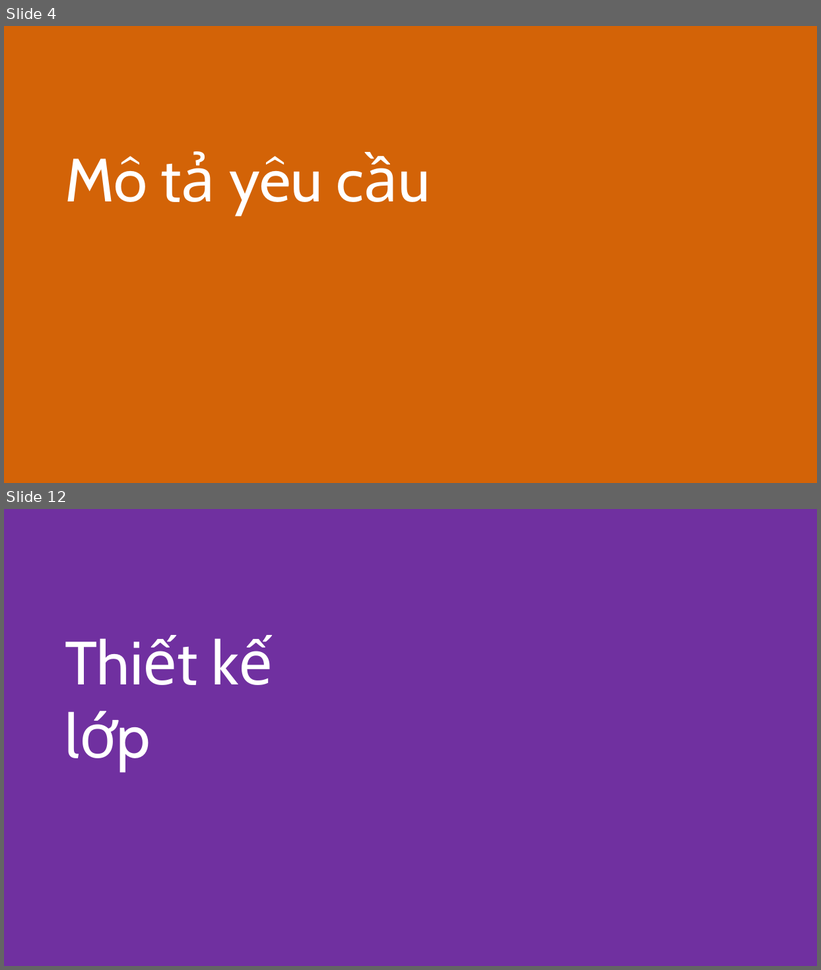
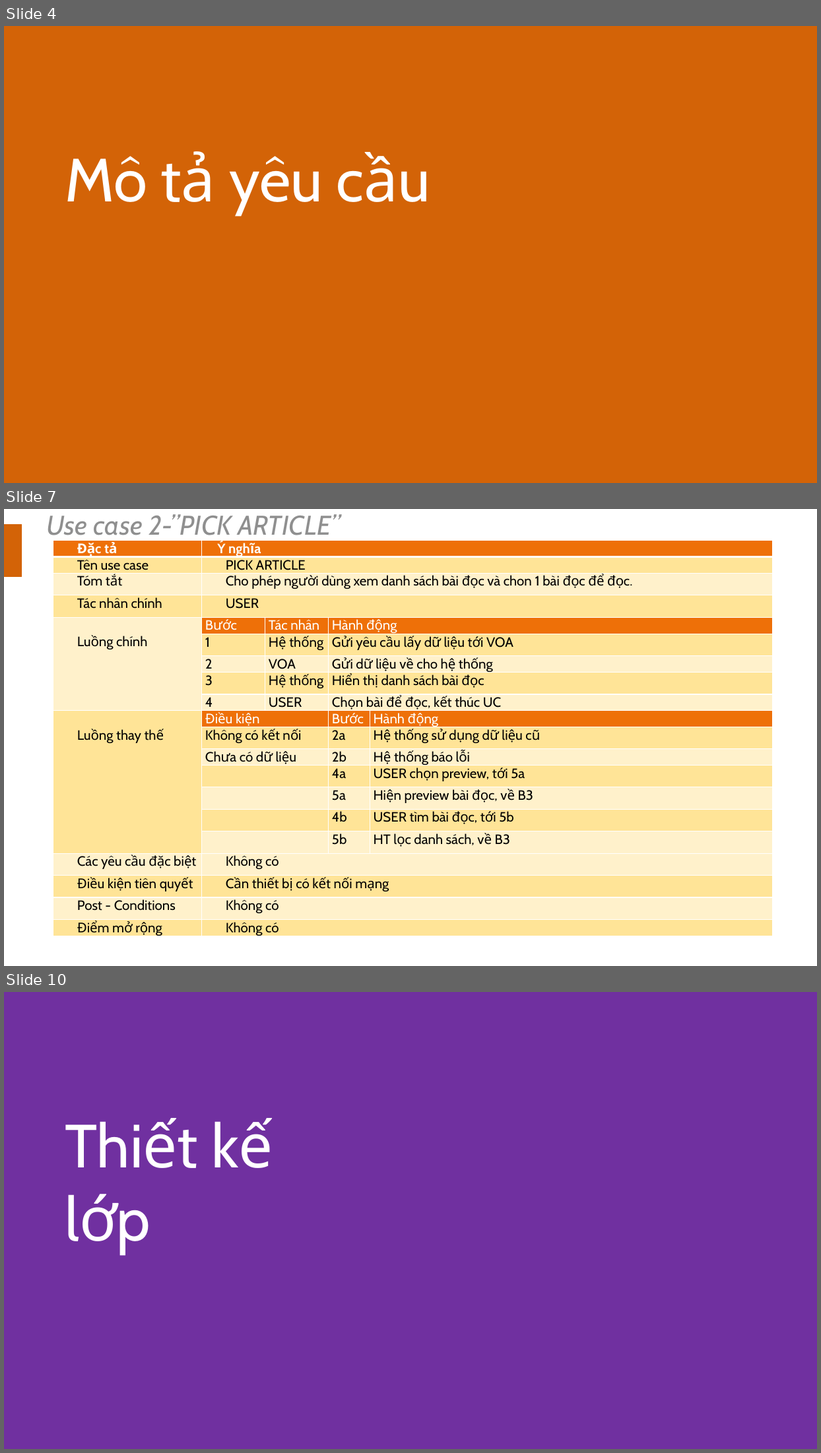
Before and after one commit to yuyuvn/OOP-Learning-English, a slide deck: documents/SlidebaocaoOOT.pptx. Shown one above the other, each under a label of ours: slides 4 and 12 before the commit, slides 4, 7 and 10 after it; the slides between them are not shown. The pictures are 821x970 and 821x1453 pixels, drawn with LibreOffice and Linux fonts; fonts in the diff are those of the drawing. Boxes give left, top, right and bottom in pixels: in the first picture for what was removed or moved away, otherwise in the second. Text is boxed around its words. In the diff, an @@ line names an element or a change of style, - is before the commit and + after.

```diff
--- a/documents/SlidebaocaoOOT.pptx
+++ b/documents/SlidebaocaoOOT.pptx
@@ slide 7 added at (x1=4, y1=509, x2=817, y2=966), background #FFFFFF @@
@@ rectangle added at (x1=4, y1=524, x2=21, y2=577), fill #D36307, outline #D36307 0.85 pt @@
@@ text added at (x1=47, y1=514, x2=341, y2=541), 32 pt, text #8F8F8F, italic @@
+Use case 2-”PICK ARTICLE”
@@ table added at (x1=54, y1=541, x2=773, y2=939), 20 rows, 5 columns @@
+Đặc tả | Ý nghĩa |  |  | 
+Tên use case | PICK ARTICLE |  |  | 
+Tóm tắt | Cho phép người dùng xem danh sách bài đọc và chon 1 bài đọc để đọc. |  |  | 
+Tác nhân chính | USER |  |  | 
+Luồng chính | Bước | Tác nhân | Hành động | 
+ | 1 | Hệ thống | Gửi yêu cầu lấy dữ liệu tới VOA | 
+ | 2 | VOA | Gửi dữ liệu về cho hệ thống | 
+ | 3 | Hệ thống | Hiển thị danh sách bài đọc | 
+ | 4 | USER | Chọn bài để đọc, kết thúc UC | 
+Luồng thay thế | Điều kiện |  | Bước | Hành động
+ | Không có kết nối |  | 2a | Hệ thống sử dụng dữ liệu cũ
+ | Chưa có dữ liệu |  | 2b | Hệ thống báo lỗi
+ |  |  | 4a | USER chọn preview, tới 5a
+ |  |  | 5a | Hiện preview bài đọc, về B3
+ |  |  | 4b | USER tìm bài đọc, tới 5b
+ |  |  | 5b | HT lọc danh sách, về B3
+Các yêu cầu đặc biệt | Không có |  |  | 
+Điều kiện tiên quyết | Cần thiết bị có kết nối mạng |  |  | 
+Post - Conditions | Không có |  |  | 
+Điểm mở rộng | Không có |  |  | 
@@ what was slide 12 is now slide 10 @@
```
Also in this commit, not shown: 2 slides changed, 2 other slides added, 5 slides removed, 5 other files.
